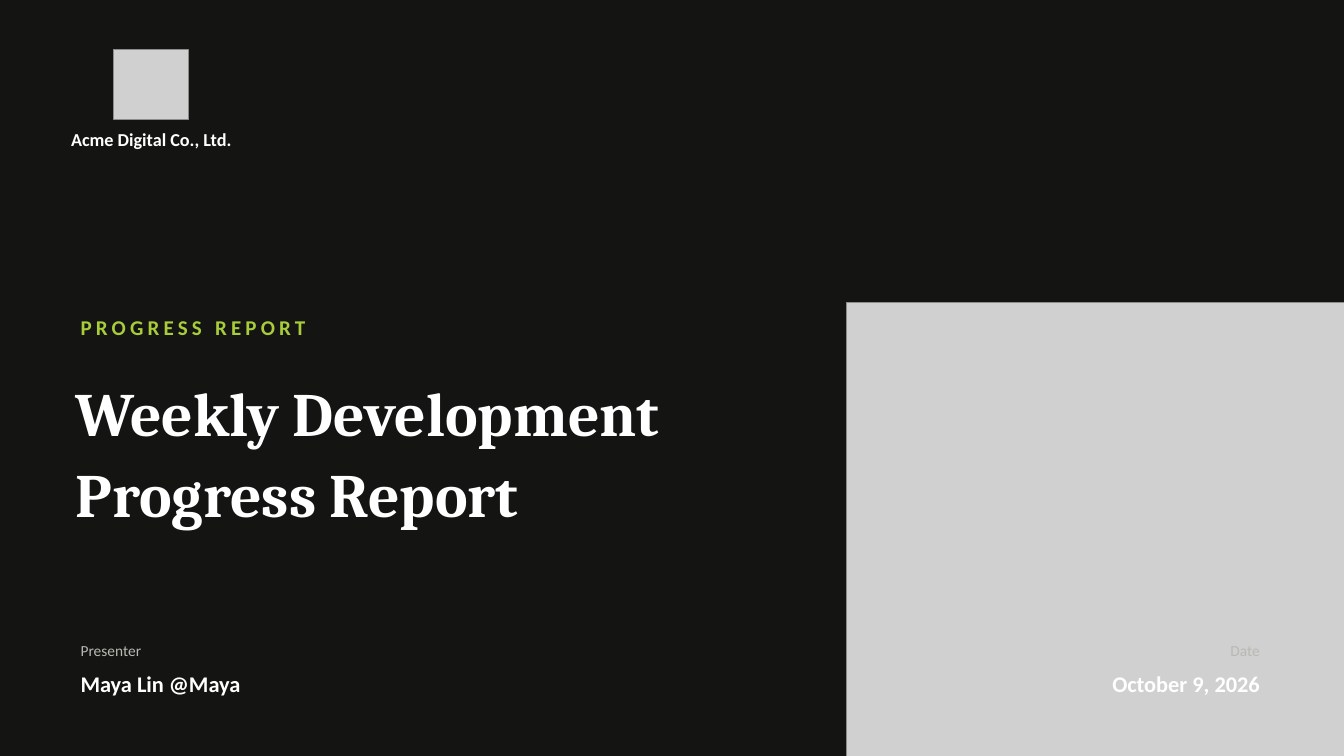
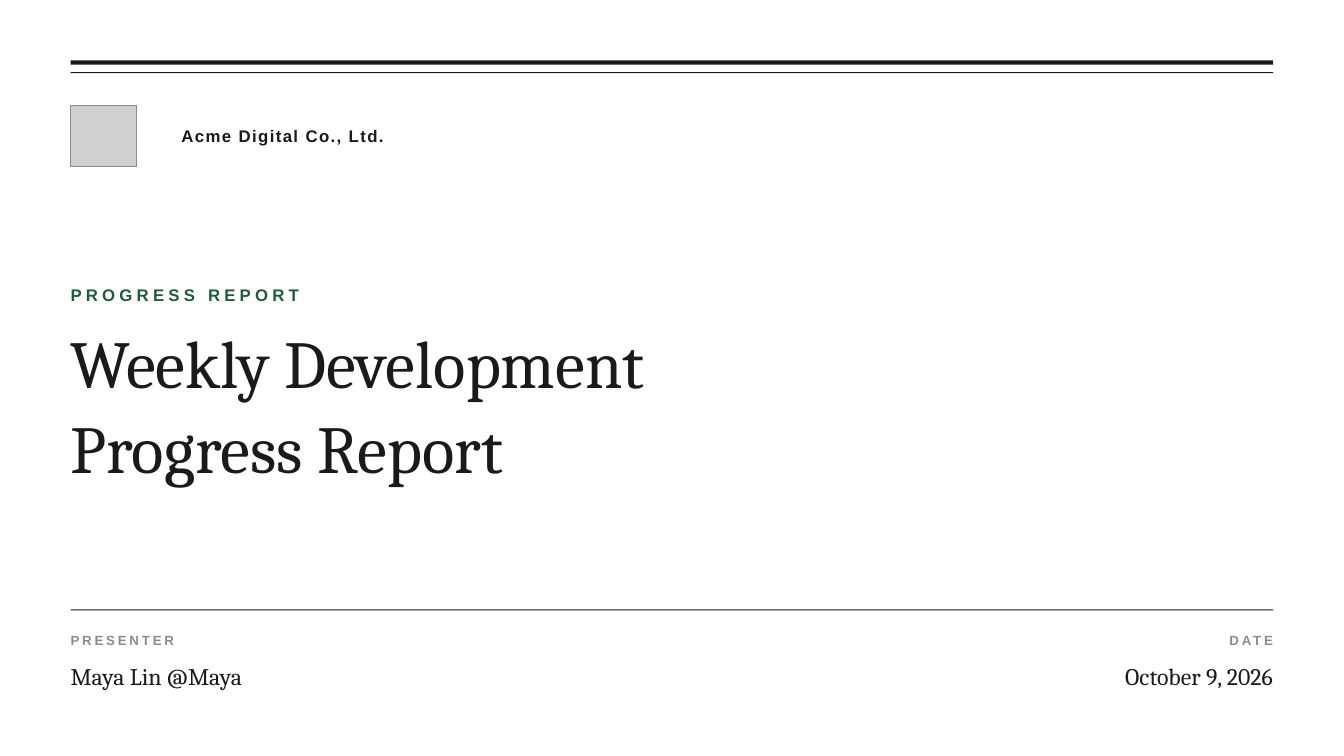
Before and after one commit to Soe-Moe/showship, a slide deck: slide 1 of docs/example-deck.pptx. Drawn at 1344x756 pixels with LibreOffice and Linux fonts; fonts in the diff are those of the drawing; grey boxes stand for pictures. Boxes give left, top, right and bottom in pixels: in the first picture for what was removed or moved away, otherwise in the second. Text is boxed around its words. In the diff, an @@ line names an element or a change of style, - is before the commit and + after.

```diff
--- a/docs/example-deck.pptx
+++ b/docs/example-deck.pptx
@@ background #141412 to #FFFFFF @@
@@ line added from (71, 63) to (1273, 63), #1A1A1A 3 pt @@
@@ line added from (71, 73) to (1273, 73), #1A1A1A 0.75 pt @@
@@ picture: place and size @@
-picture at bbox=[114, 49, 190, 119]
+picture at bbox=[71, 106, 136, 166]
@@ text "Acme Digital Co., Ltd.": place and size @@
-text "Acme Digital Co., Ltd." at bbox=[71, 133, 231, 149]
+text "Acme Digital Co., Ltd." at bbox=[181, 130, 384, 146]
@@ text "Acme Digital Co., Ltd." at bbox=[181, 130, 384, 146]: size 13 to 12 pt, font Calibri to Arial, text colour #FFFFFF to #1A1A1A, letter spacing 0 to 1 pt; alignment centre to left @@
@@ text "PROGRESS REPORT": place and size @@
-text "PROGRESS REPORT" at bbox=[81, 321, 305, 335]
+text "PROGRESS REPORT" at bbox=[71, 289, 299, 301]
@@ text "PROGRESS REPORT" at bbox=[71, 289, 299, 301]: size 15 to 12 pt, font Calibri to Arial, text colour #A8CC3A to #1F5C3A @@
@@ text "Weekly Development": place and size @@
-text "Weekly Development" at bbox=[76, 393, 660, 531]
+text "Weekly Development" at bbox=[71, 341, 645, 488]
@@ text "Weekly Development" at bbox=[71, 341, 645, 488]: size 44 to 48 pt, text colour #FFFFFF to #1A1A1A, bold off; line spacing 1.1 to 1.05; vertical alignment middle to top @@
@@ picture removed at bbox=[847, 302, 1344, 756] @@
@@ line added from (71, 610) to (1273, 610), #1A1A1A 0.75 pt @@
@@ text added at bbox=[820, 627, 1273, 653], 9.5 pt, text #8C8C86, bold @@
+DATE
@@ text at bbox=[71, 636, 174, 645]: text changed; size 11 to 9.5 pt; font Calibri to Arial; text colour #B8B8B4 to #8C8C86; bold on @@
-Presenter
+PRESENTER
@@ text "Maya Lin @Maya" at bbox=[71, 669, 242, 690]: size 16 to 17 pt, font Calibri to Cambria, text colour #FFFFFF to #1A1A1A, bold off @@
@@ text "Maya Lin @Maya": place and size @@
-text "Maya Lin @Maya" at bbox=[81, 676, 240, 696]
+text "Maya Lin @Maya" at bbox=[71, 669, 242, 690]
@@ text "October 9, 2026": place and size @@
-text "October 9, 2026" at bbox=[1112, 677, 1260, 694]
+text "October 9, 2026" at bbox=[1125, 668, 1273, 688]
@@ text "October 9, 2026" at bbox=[1125, 668, 1273, 688]: size 16 to 17 pt, font Calibri to Cambria, text colour #FFFFFF to #1A1A1A, bold off @@
```
Also in this commit, not shown: 10 other slides changed, 15 other files.
